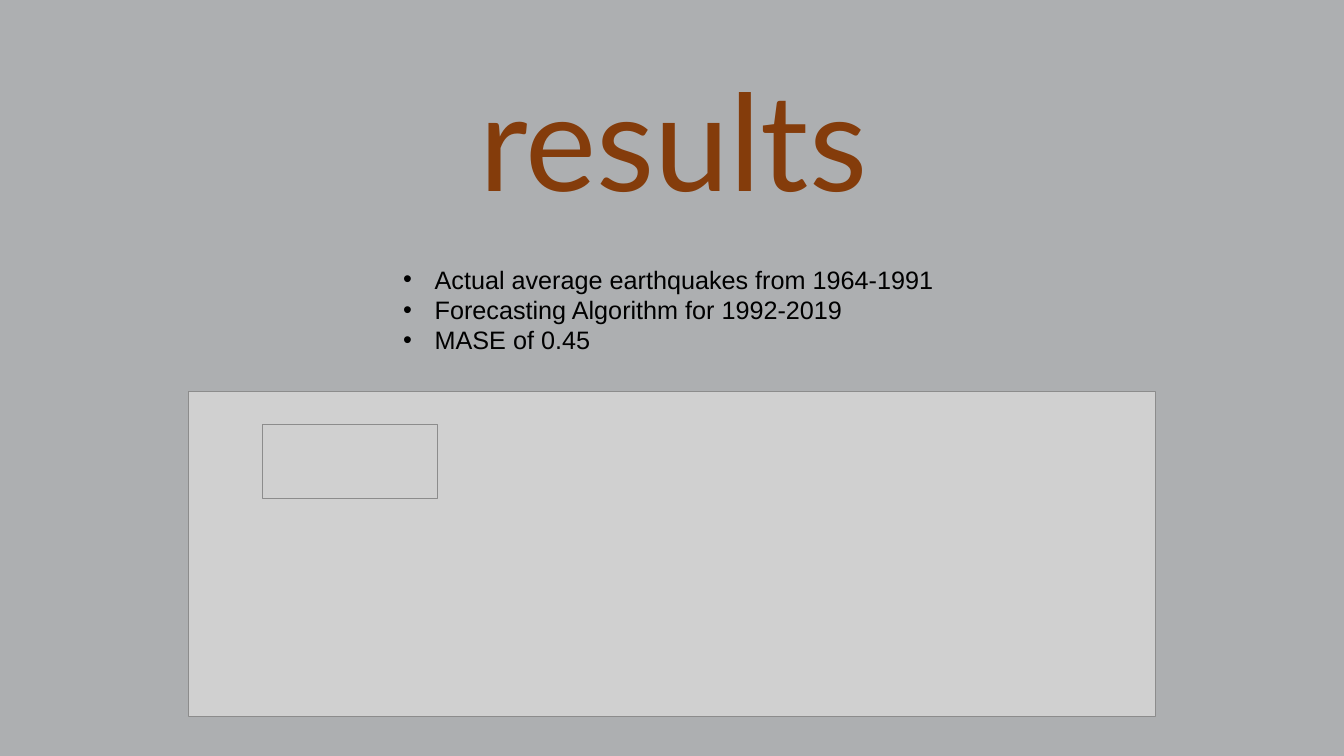
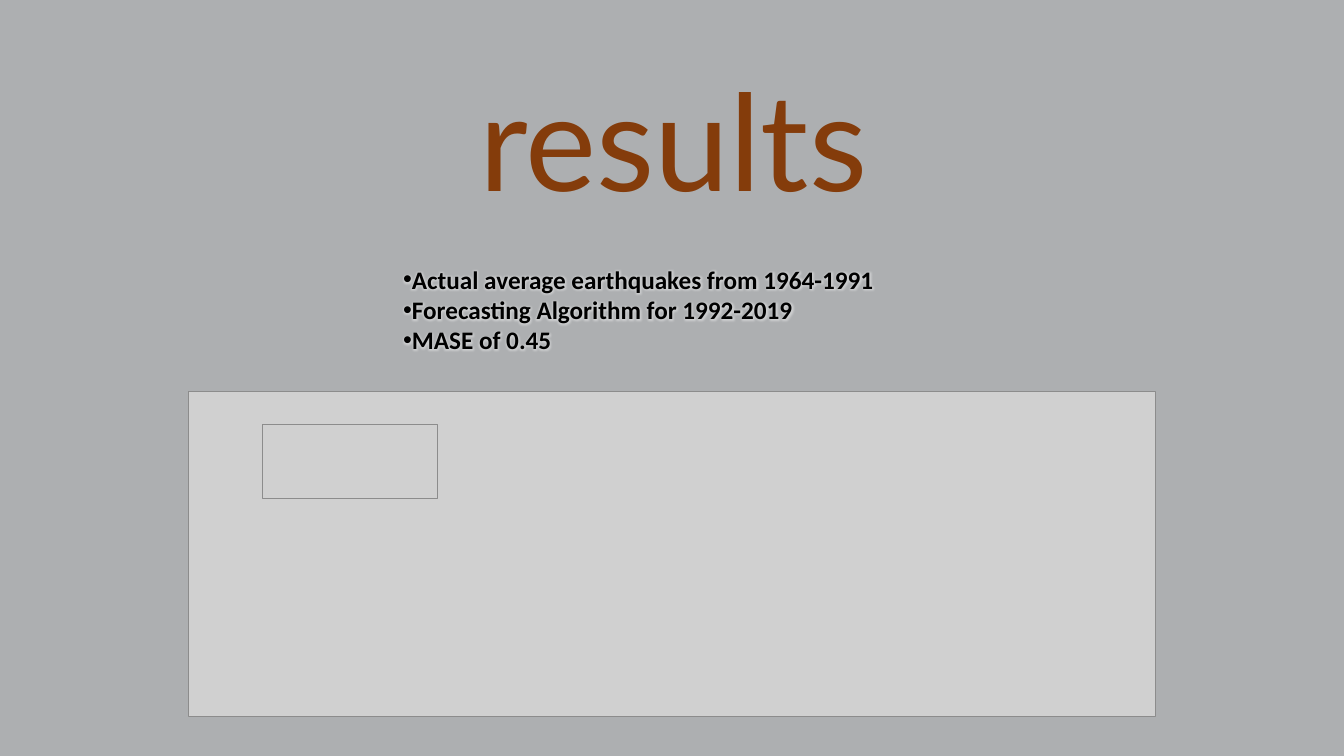
Before and after one commit to cljungkull/Final-Project, a slide deck: slide 9 of presentation.pptx (slide 8 before the commit). Drawn at 1344x756 pixels with LibreOffice and Linux fonts; fonts in the diff are those of the drawing; grey boxes stand for pictures. Boxes give left, top, right and bottom in pixels: in the first picture for what was removed or moved away, otherwise in the second. Text is boxed around its words. In the diff, an @@ line names an element or a change of style, - is before the commit and + after.

```diff
--- a/presentation.pptx
+++ b/presentation.pptx
@@ text "Actual average earthquakes from 1964-1991" at bbox=[412, 271, 873, 349]: font Arial to Calibri, bold on; indent changed @@
```
Also in this commit, not shown: 6 other slides changed, 2 slides added, 1 slide removed, 1 other file.
